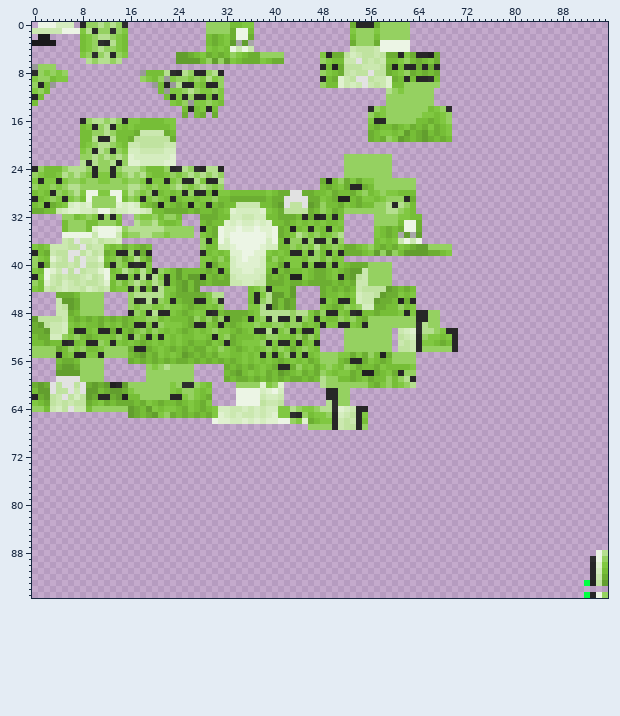
Two versions of one sprite sheet, src/main/resources/assets/changed_addon/textures/entities/snepsi_snow_leopard.png. Above is the file before it was changed.
The file is 96x96 pixels. Colours within 5 levels of each other are drawn and written as one.
And afterwards:
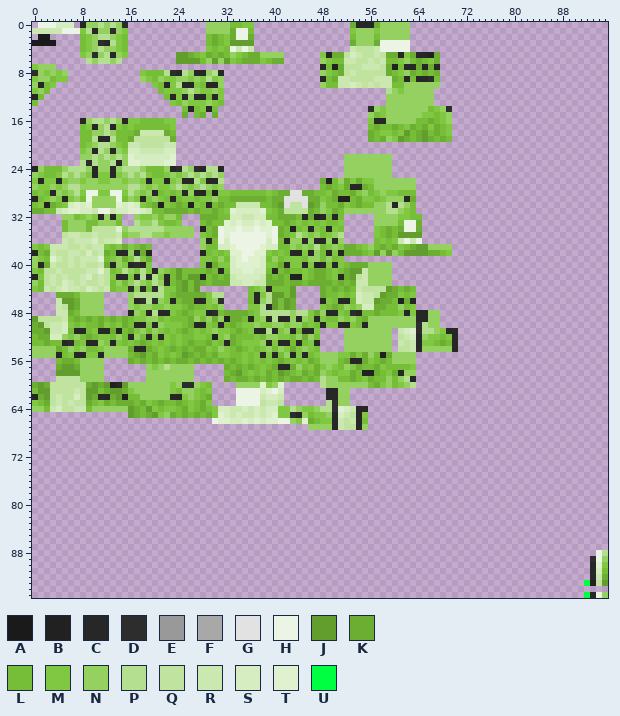
Palette (. is transparent): A #1a1a1b  B #212121  C #272727  D #2d2d2d  E #999999  F #a8a8a8  G #e2e2e2  H #ecf5e5  J #629e2e  K #6cae32  L #76be37  M #80c841  N #95d161  P #b5df90  Q #c0e3a0  R #cbe8b0  S #d5edc0  T #e0f1d0  U #01ff41
Change:
y 3: x 34 F -> J; x 36 F -> J
y 6: x 54 G -> Q
y 7: x 0 E -> M
y 8: x 18 E -> M; x 56 G -> Q
y 9: x 22 E -> M; x 51 T -> R; x 54..55 GG -> QQ; x 59 T -> R
y 10: x 3 E -> M; x 20 E -> M; x 23 E -> M; x 51 T -> R; x 55 G -> Q; x 59 T -> R
y 11: x 22 E -> M
y 13: x 26 E -> M
y 34: x 10..13 THHH -> QQQQ
y 35: x 5..9 HHHHH -> QRRQQ; x 11..13 HHH -> QQQ; x 61 F -> J; x 63 F -> J
y 36: x 7 G -> R
y 37: x 8 G -> R
y 38: x 6..7 GG -> RR
y 39: x 6 G -> R; x 8 G -> R
y 40: x 8 G -> R
y 41: x 2..3 HT -> QQ; x 5 G -> Q; x 7 G -> Q; x 12 H -> Q
y 42: x 2 H -> Q; x 12 H -> Q
y 43: x 2 T -> Q; x 12 T -> Q
y 59: x 4..7 GGGG -> QQQQ
y 60: x 3 G -> Q; x 5..6 GG -> QQ; x 8 G -> Q
y 61: x 3 G -> Q; x 6 G -> Q; x 8 G -> Q
y 62: x 5 G -> Q
y 64: x 6 G -> Q
